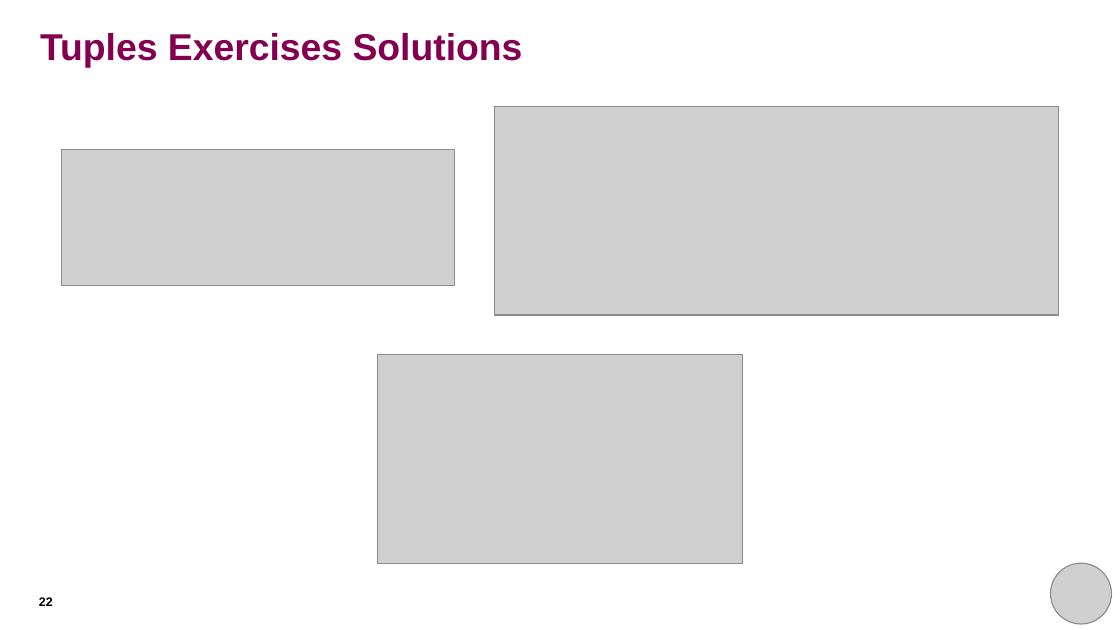
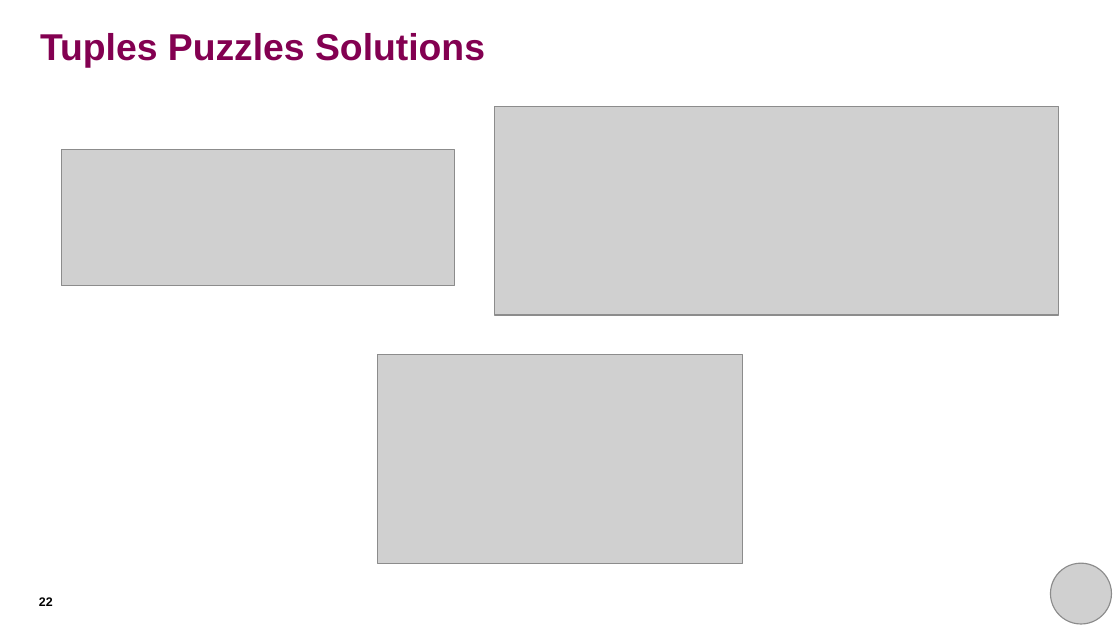
Before and after one commit to THargreaves/beginners-python, a slide deck: slide 22 of session_four/session_four_presentation.pptx. Drawn at 1120x630 pixels with LibreOffice and Linux fonts; fonts in the diff are those of the drawing; grey boxes stand for pictures. Boxes give left, top, right and bottom in pixels: in the first picture for what was removed or moved away, otherwise in the second. Text is boxed around its words. In the diff, an @@ line names an element or a change of style, - is before the commit and + after.

Commit message:
Correct slide title

```diff
--- a/session_four/session_four_presentation.pptx
+++ b/session_four/session_four_presentation.pptx
@@ title at (x1=40, y1=33, x2=485, y2=68): text changed @@
-Tuples Exercises Solutions
+Tuples Puzzles Solutions
```
Also in this commit, not shown: 1 other slide changed.
